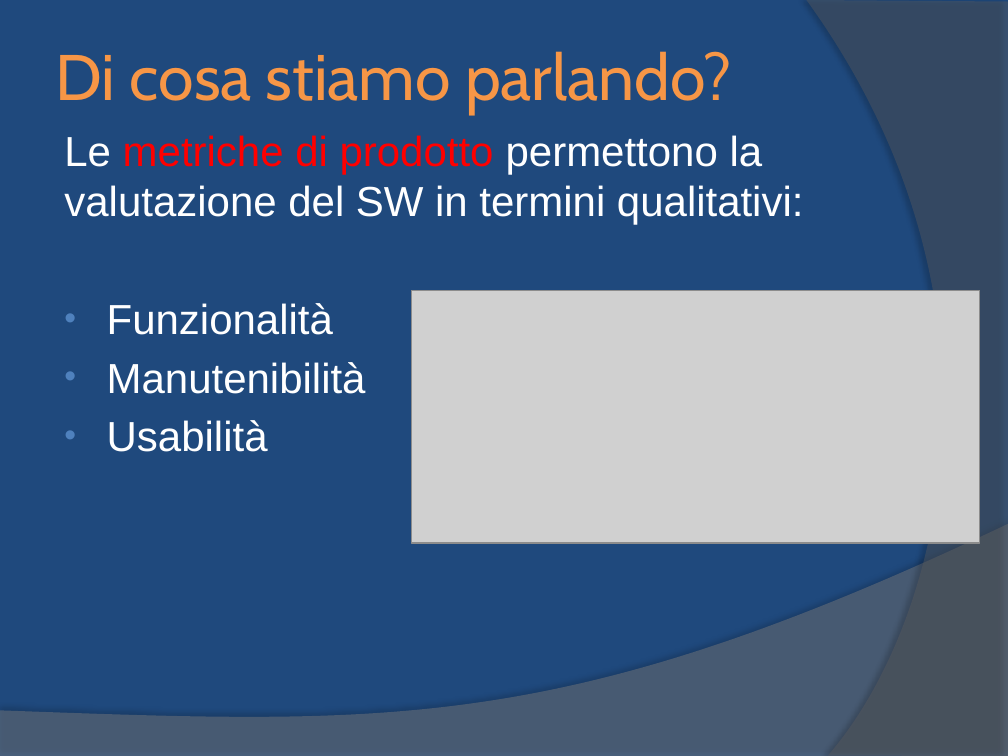
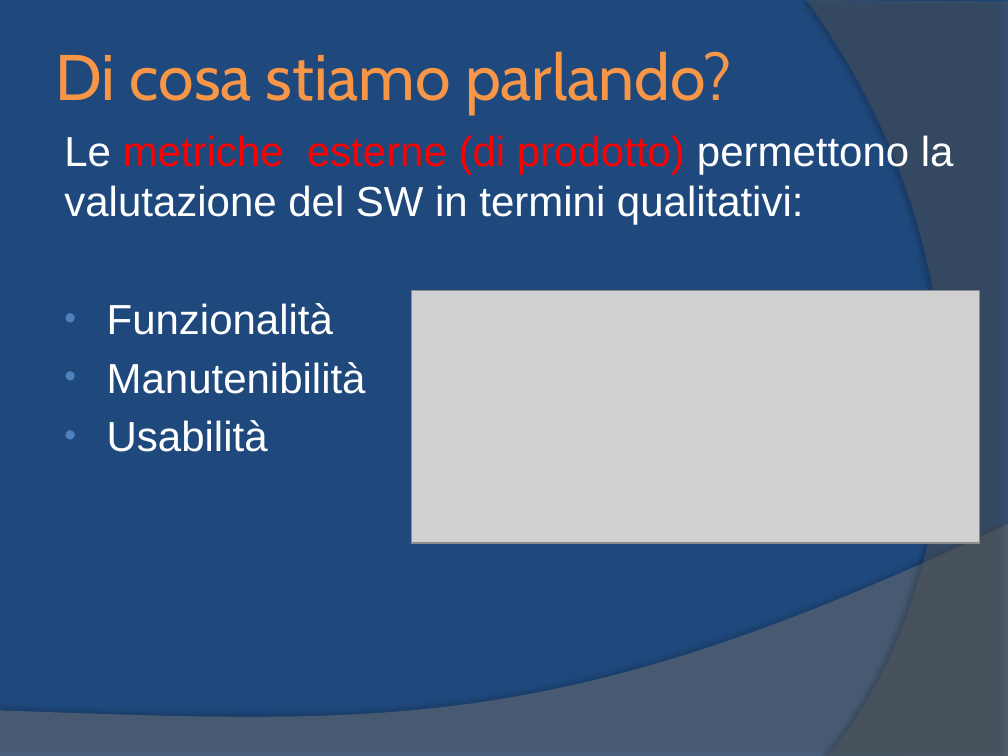
Before and after one commit to yan0z/ISW, a slide deck: slide 5 of Quesito 2 Team/1.ISW-Metrica.pptx. Drawn at 1008x756 pixels with LibreOffice and Linux fonts; fonts in the diff are those of the drawing; grey boxes stand for pictures. Boxes give left, top, right and bottom in pixels: in the first picture for what was removed or moved away, otherwise in the second. Text is boxed around its words. In the diff, an @@ line names an element or a change of style, - is before the commit and + after.

```diff
--- a/Quesito 2 Team/1.ISW-Metrica.pptx
+++ b/Quesito 2 Team/1.ISW-Metrica.pptx
@@ text at (x1=64, y1=135, x2=954, y2=225): text changed @@
-Le metriche di prodotto permettono la valutazione del SW in termini qualitativi:
+Le metriche esterne (di prodotto) permettono la valutazione del SW in termini qualitativi:
```
Also in this commit, not shown: 2 other slides changed, 1 other file.
